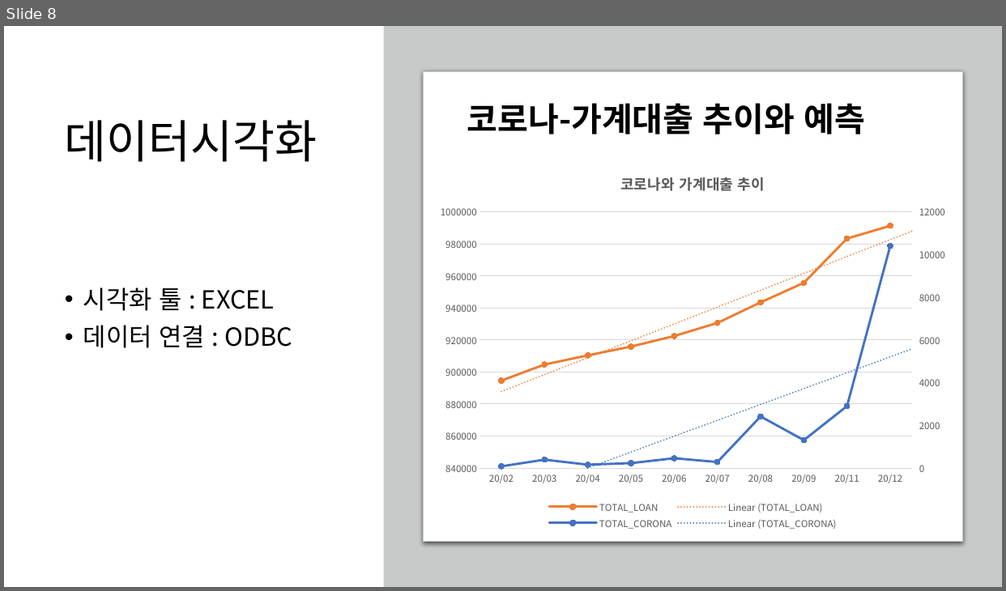
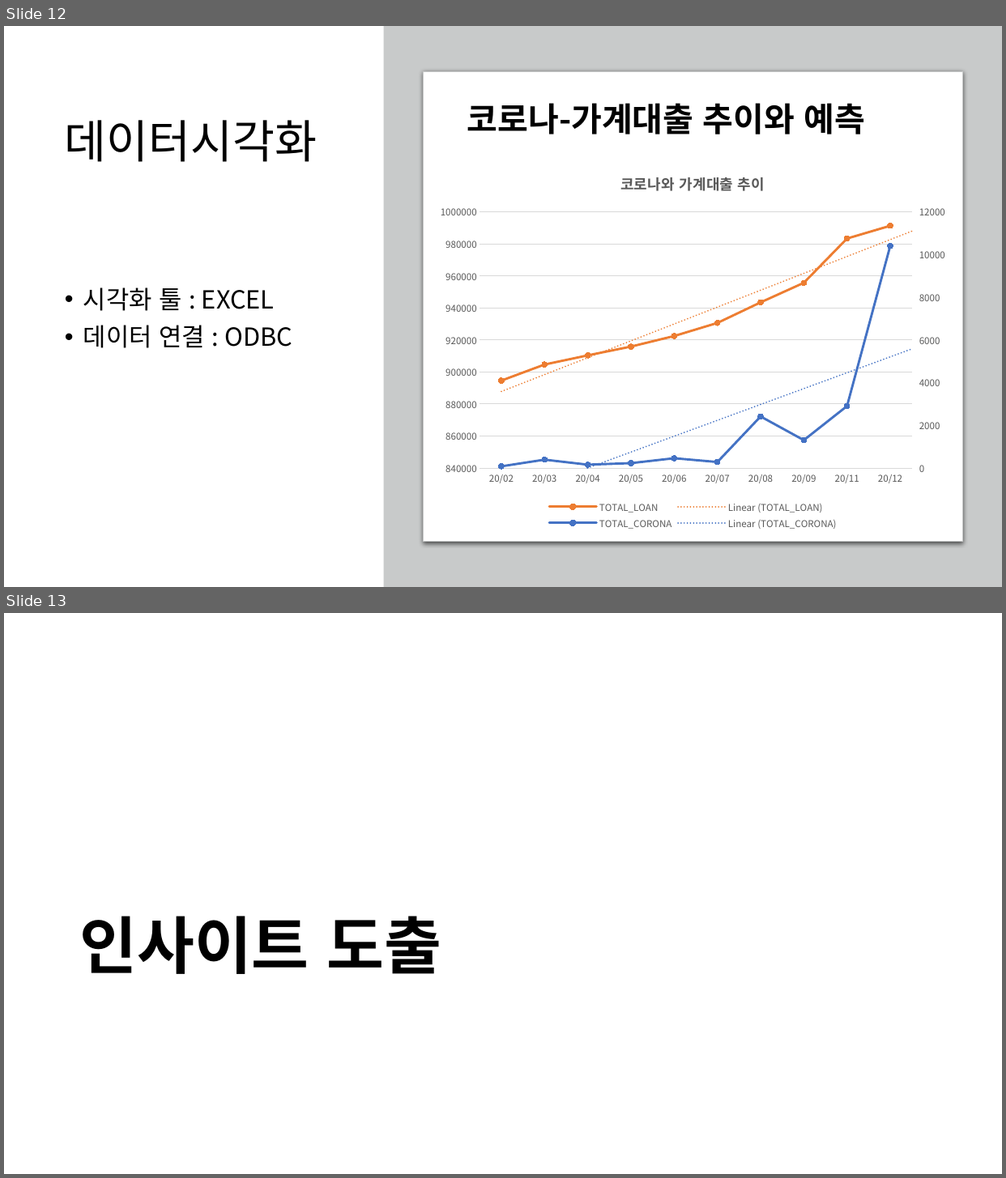
Before and after one commit to hennylee/kopo-04-database, a slide deck: project-2/일자별_코로나확진자수 및 가계대출/보고서_외부 데이터 적재 미니 프로젝트_이해니.pptx. Shown one above the other, each under a label of ours: slide 8 before the commit, slides 12 and 13 after it. The pictures are 1006x591 and 1006x1178 pixels, drawn with LibreOffice and Linux fonts; fonts in the diff are those of the drawing. Boxes give left, top, right and bottom in pixels: in the first picture for what was removed or moved away, otherwise in the second. Text is boxed around its words. In the diff, an @@ line names an element or a change of style, - is before the commit and + after.

```diff
--- a/project-2/일자별_코로나확진자수 및 가계대출/보고서_외부 데이터 적재 미니 프로젝트_이해니.pptx
+++ b/project-2/일자별_코로나확진자수 및 가계대출/보고서_외부 데이터 적재 미니 프로젝트_이해니.pptx
@@ slide 13 added at [4,613,1002,1174], background #FFFFFF @@
@@ title added at [79,916,441,974], 60 pt, text #000000, bold @@
+인사이트 도출
@@ what was slide 8 is now slide 12 @@
```
Also in this commit, not shown: 2 slides changed, 4 other slides added, 11 other files.
